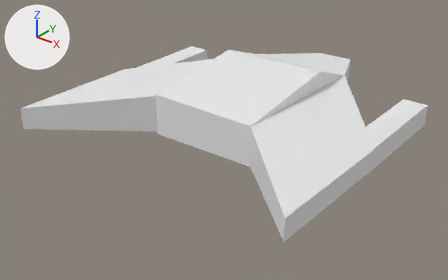
What one commit did to the Blender file SpaceShooterblend.blend.
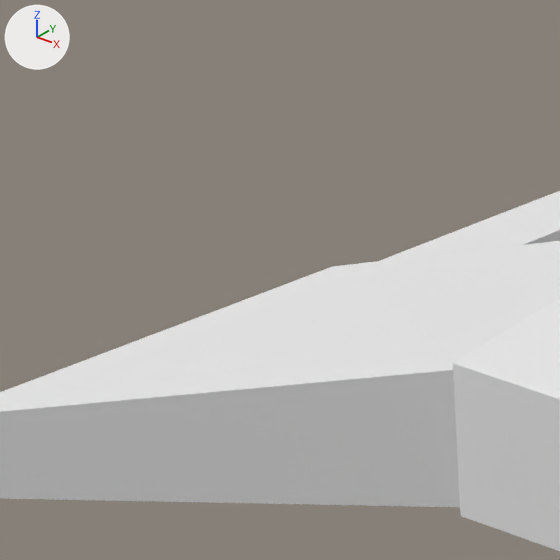
There are two pictures of each version: one whole from a 50 mm camera at (0.831, -1.112, 0.596) aimed at (-0.09, 0.039, -0.118), one close up on the part from 8% to 41% of the width and 0% to 52% of the height. The lights are fixed; the arrows at upper left show +X, +Y and +Z.

Objects in the first close-up: 'Player'.
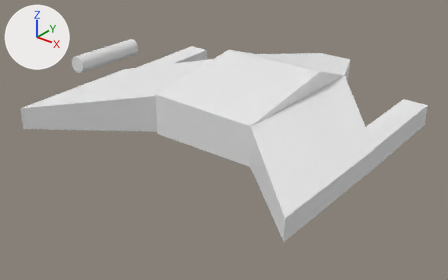
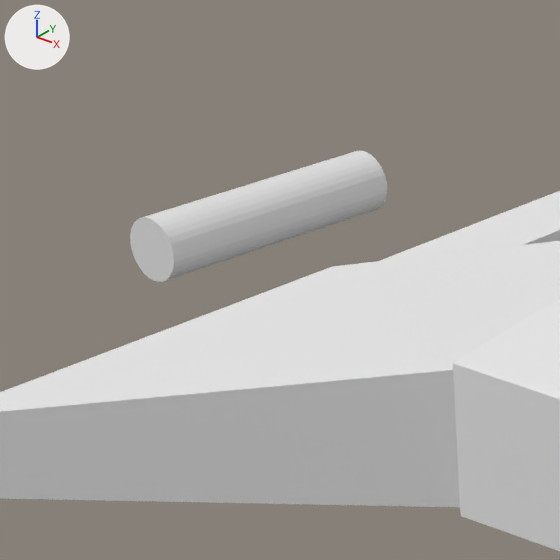
What changed in the scene script:
```text
Add me_cylinder_002:
    me_cylinder_002.from_pydata(...)  # a 32-sided cylinder along z spanning x -1.0..1.0, y -1.0..1.0, z -7.85..1.0
Add ob_bullet:
    ob_bullet = bpy.data.objects.new('Bullet', me_cylinder_002)
    ob_bullet.location = (-0.5887, 0.0, 0.0)
    ob_bullet.rotation_euler = (1.571, 0.0, 0.0)  # degrees (90, 0, 0)
    ob_bullet.scale = (0.0252, 0.0252, 0.0252)
```

Boxes (x1, y1, x2, y2) around the edits, measured in the close-ups (560 x 560 px):
'Bullet', added: after (130, 151, 387, 282)
